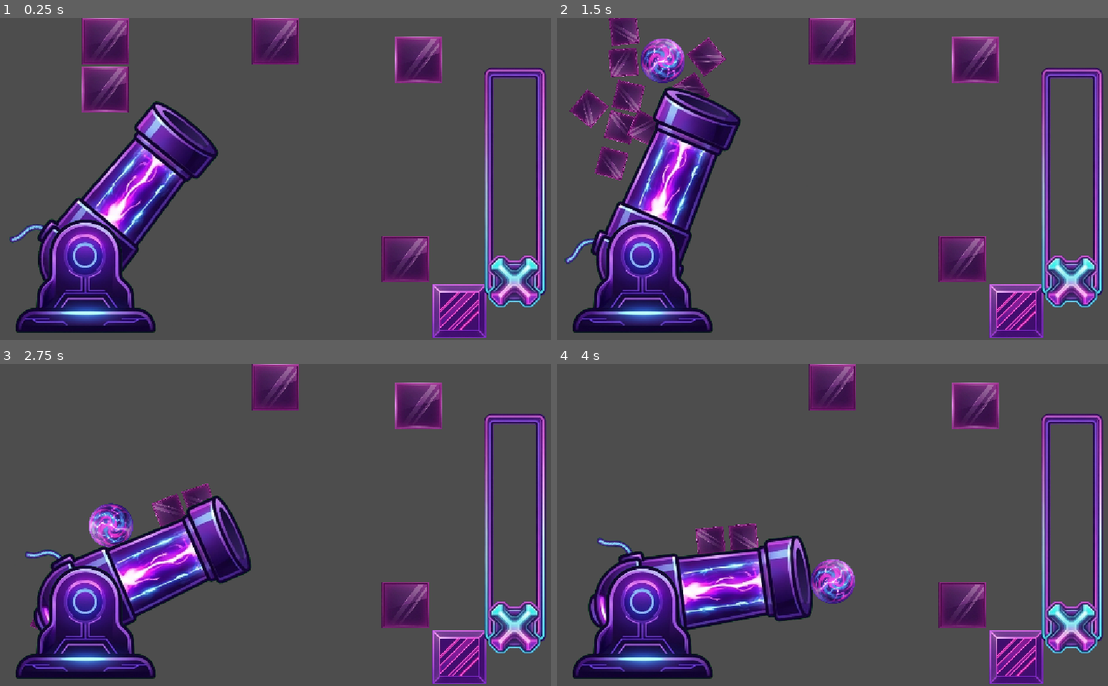
Above: before the commit, frames 1-4 (two rows, left to right).
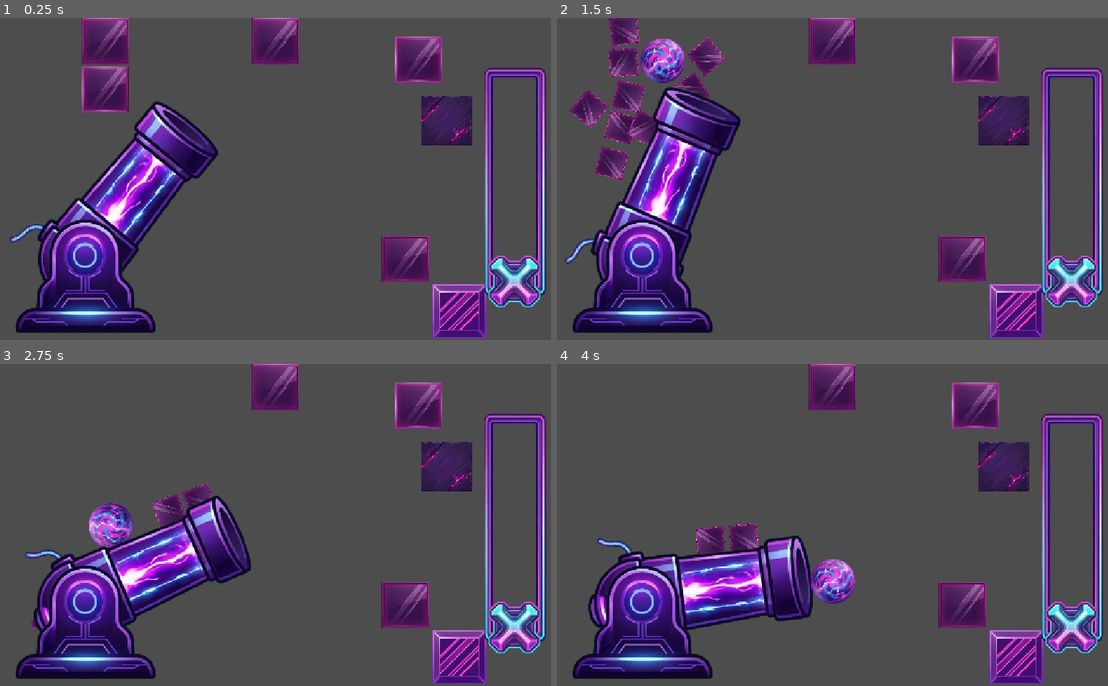
Above: after the commit, the same moments.

Repository: Zidan-09/Arc-Impact
Game: Godot game, scene res://components/cannon-controller/CannonController.tscn
Same seed, same stepped clock (60 frames per second), same inputs: the game is played once before the commit and once after it. This scene is started directly instead of the project's main scene.
Inputs (mouse positions are in pixels of both pictures, inside the frame that each line leads up to):
- Up to frame 1 (0.25 s): no input
- Up to frame 2 (1.5 s): tap Enter at 0.5 s; drag from (959, 265) to (667, 220) at 0.52 s; tap Space at 1.25 s; drag from (727, 195) to (964, 259) at 1.27 s
- Up to frame 3 (2.75 s): move the mouse to (341, 454) at 2.02 s; click (341, 454) at 2.17 s
- Up to frame 4 (4 s): drag from (815, 589) to (964, 605) at 2.77 s; move the mouse to (1014, 573) at 3.52 s; click (1014, 573) at 3.67 s; tap Space at 3.77 s

The runs differ from the first frame. In frame 1, 1.4% of the frame differs, in the area x 76-86%, y 24-40%; in frame 2, 1.4%; in frame 3, 1.4%; in frame 4, 1.4%.

Commit message:
feat(stone): implemented stone obstacle with 2 states before break

Diff:
--- a/components/cannon-controller/CannonController.tscn
+++ b/components/cannon-controller/CannonController.tscn
@@ -5,6 +5,7 @@
 [ext_resource type="PackedScene" uid="uid://xhfgi01bn84e" path="res://components/power-slider/powerSlider.tscn" id="2_vu4is"]
 [ext_resource type="PackedScene" uid="uid://dyp35o0rt733p" path="res://components/obstacles/glass/glassObstacle.tscn" id="4_hpp5o"]
 [ext_resource type="PackedScene" uid="uid://cdwyigup7yi7r" path="res://components/obstacles/metal/metalObstacle.tscn" id="5_pkjfq"]
+[ext_resource type="PackedScene" uid="uid://cr3negmvstljq" path="res://components/obstacles/stone/stoneObstacle.tscn" id="6_rysqw"]
 
 [node name="CannonController" type="Node2D" unique_id=1089180017]
 script = ExtResource("1_vu4is")
@@ -44,3 +45,7 @@
 [node name="MetalSquare" parent="." unique_id=759896926 instance=ExtResource("5_pkjfq")]
 position = Vector2(923, 590)
 scale = Vector2(0.2, 0.2)
+
+[node name="StoneObstacle" parent="." unique_id=1462746437 instance=ExtResource("6_rysqw")]
+position = Vector2(898, 207)
+scale = Vector2(0.2, 0.2)
--- a/components/obstacles/metal/metal_obstacle.gd
+++ b/components/obstacles/metal/metal_obstacle.gd
@@ -1,6 +1,5 @@
 class_name MetalObstacle
 extends Obstacle
-
 
 func _ready() -> void:
 	super._ready()
--- /dev/null
+++ b/components/obstacles/stone/stoneObstacle.tscn
@@ -0,0 +1,20 @@
+[gd_scene format=3 uid="uid://cr3negmvstljq"]
+
+[ext_resource type="Script" uid="uid://p2n448nhioee" path="res://components/obstacles/stone/stone_obstacle.gd" id="1_utl4d"]
+[ext_resource type="Texture2D" uid="uid://braafldca38mm" path="res://assets/obstacles/cracked_stone_square.jpg" id="2_nwgg5"]
+[ext_resource type="Texture2D" uid="uid://cjnkkbq7w6aey" path="res://assets/obstacles/stone_square.jpg" id="3_6cefm"]
+
+[sub_resource type="RectangleShape2D" id="RectangleShape2D_od3o3"]
+size = Vector2(500, 500)
+
+[node name="StoneObstacle" type="StaticBody2D" unique_id=1462746437]
+script = ExtResource("1_utl4d")
+
+[node name="CrackedStone" type="Sprite2D" parent="." unique_id=573296918]
+texture = ExtResource("2_nwgg5")
+
+[node name="PolishedStone" type="Sprite2D" parent="." unique_id=1867206072]
+texture = ExtResource("3_6cefm")
+
+[node name="HitBox" type="CollisionShape2D" parent="." unique_id=1324819537]
+shape = SubResource("RectangleShape2D_od3o3")
--- /dev/null
+++ b/components/obstacles/stone/stone_obstacle.gd
@@ -0,0 +1,26 @@
+class_name StoneObstacle
+extends Obstacle
+
+@onready var crackedTexture = $CrackedStone
+@onready var polishedTexture = $PolishedStone
+
+@onready var stoneLife := 2.0
+
+func _ready() -> void:
+	super._ready()
+	var mat := PhysicsMaterial.new()
+	mat.friction = 0.0
+	mat.bounce = 1.0
+	physics_material_override = mat
+
+	crackedTexture.visible = false
+
+func on_hit_completed(_bullet: RigidBody2D, _impact_position: Vector2) -> void:
+	stoneLife -= 1
+
+	if stoneLife == 1:
+		crackedTexture.visible = true
+		polishedTexture.visible = false
+
+	if stoneLife == 0:
+		queue_free()
Binary file added: assets/obstacles/cracked_stone_square.jpg
Not shown, added: assets/obstacles/cracked_stone_square.jpg.import
Binary file added: assets/obstacles/stone_square.jpg
Not shown, added: assets/obstacles/stone_square.jpg.import
Not shown, added: components/obstacles/stone/stone_obstacle.gd.uid
